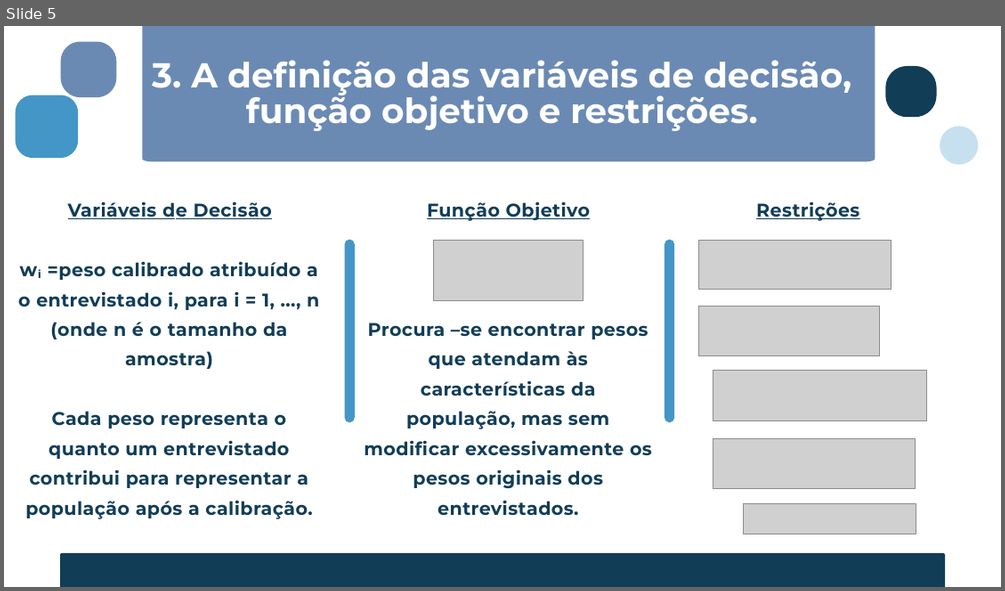
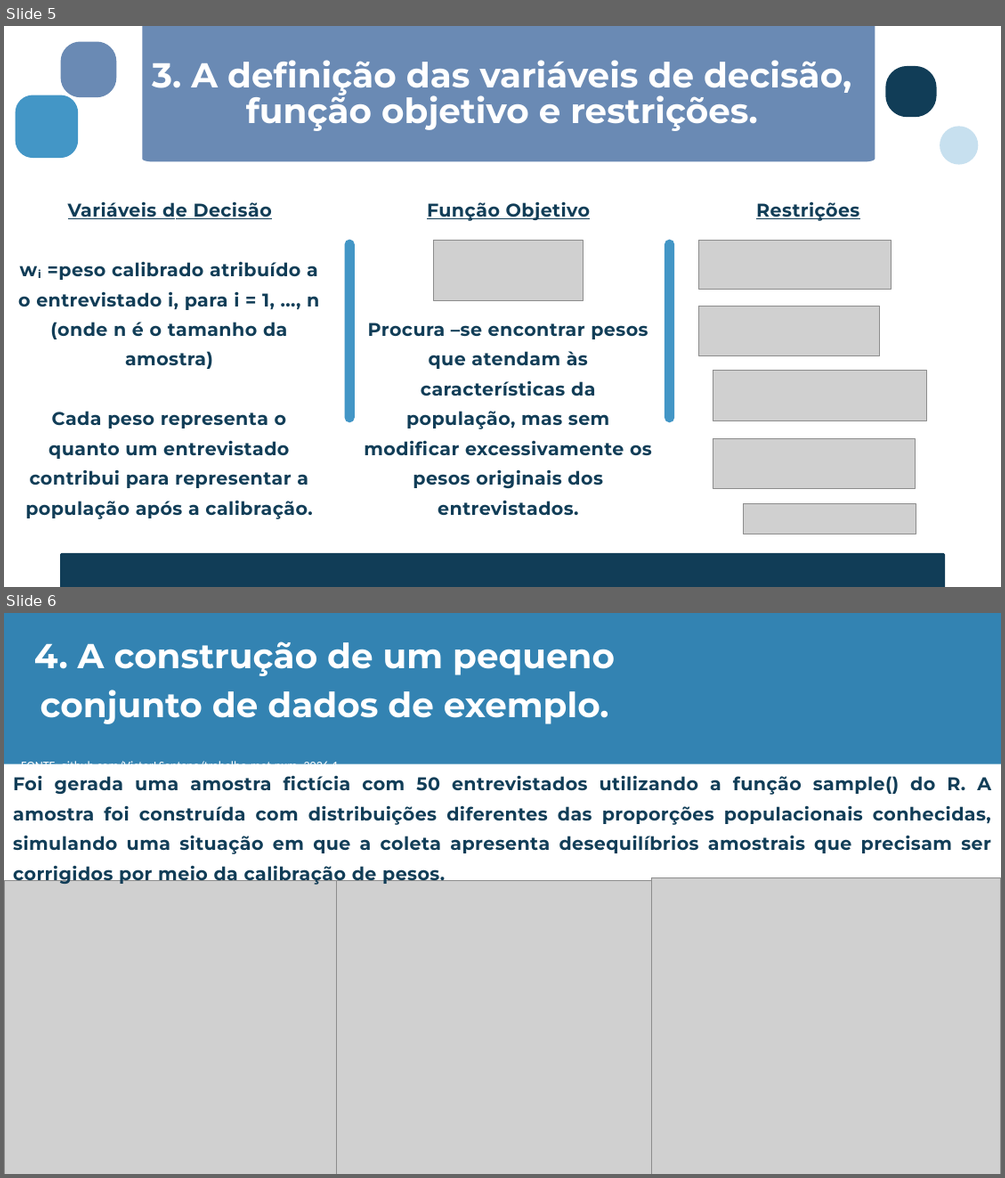
Before and after one commit to VictorLSantana/trabalho-met-num_2026.1, a slide deck: Calibração de Pesos em Surveys Amostrais.pptx. Shown one above the other, each under a label of ours: slide 5 before the commit, slides 5 and 6 after it. The pictures are 1005x591 and 1005x1178 pixels, drawn with LibreOffice and Linux fonts; fonts in the diff are those of the drawing; grey boxes stand for pictures. Boxes give left, top, right and bottom in pixels: in the first picture for what was removed or moved away, otherwise in the second. Text is boxed around its words. In the diff, an @@ line names an element or a change of style, - is before the commit and + after.

Commit message:
add PDF and update PPTX for calibration of weights in sample surveys

```diff
--- a/Calibração de Pesos em Surveys Amostrais.pptx
+++ b/Calibração de Pesos em Surveys Amostrais.pptx
@@ slide 6 added at [4, 613, 1001, 1174], background #FFFFFF @@
@@ freeform shape added at [4, 613, 1001, 764], fill #3383B2 @@
@@ text added at [21, 641, 615, 764], 18 pt, text #FFFFFF @@
+4. A construção de um pequeno conjunto de dados de exemplo.
+FONTE: github.com/VictorLSantana/trabalho-met-num_2026.1
@@ text added at [13, 775, 991, 884], 26.5 pt, text #113D57, bold @@
+Foi gerada uma amostra fictícia com 50 entrevistados utilizando a função sample() do R. A amostra foi construída com distribuições diferentes das proporções populacionais conhecidas, simulando uma situação em que a coleta apresenta desequilíbrios amostrais que precisam ser corrigidos por meio da calibração de pesos.
@@ picture added at [651, 877, 1000, 1174] @@
@@ picture added at [4, 881, 339, 1174] @@
@@ picture added at [336, 880, 663, 1174] @@
```
Also in this commit, not shown: 2 other slides added, 3 slides removed, 1 other file.
